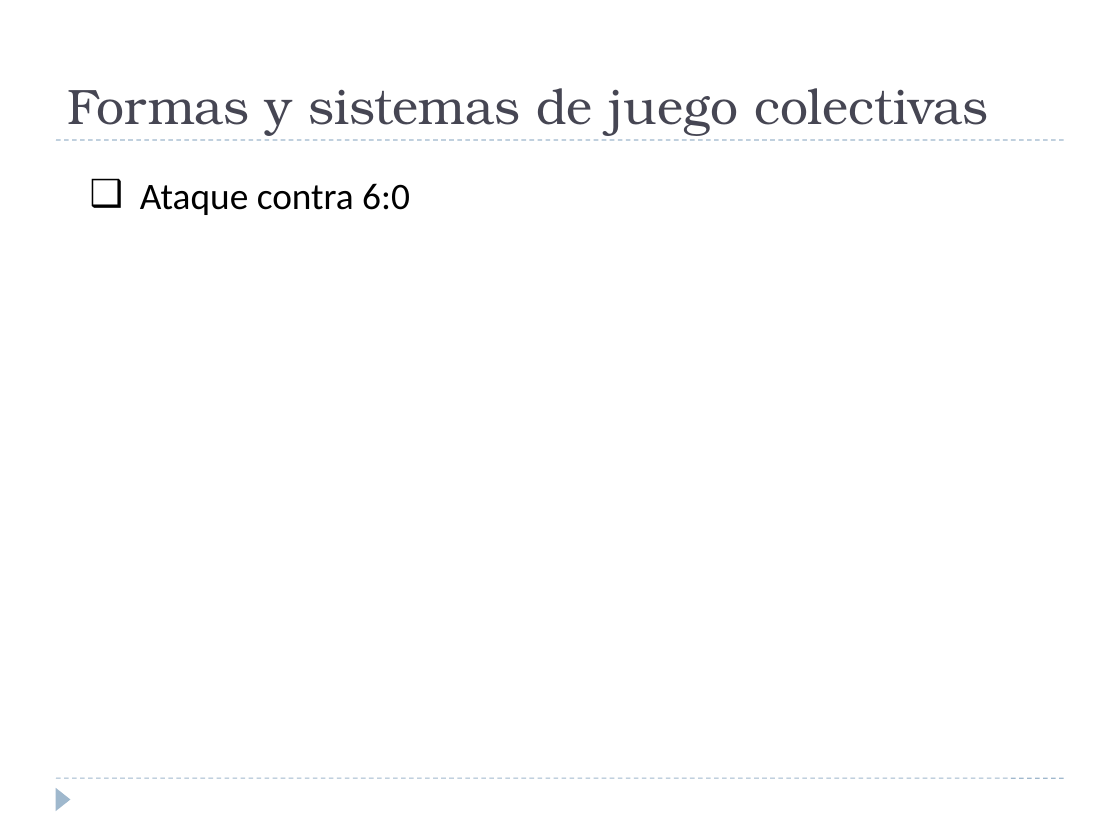
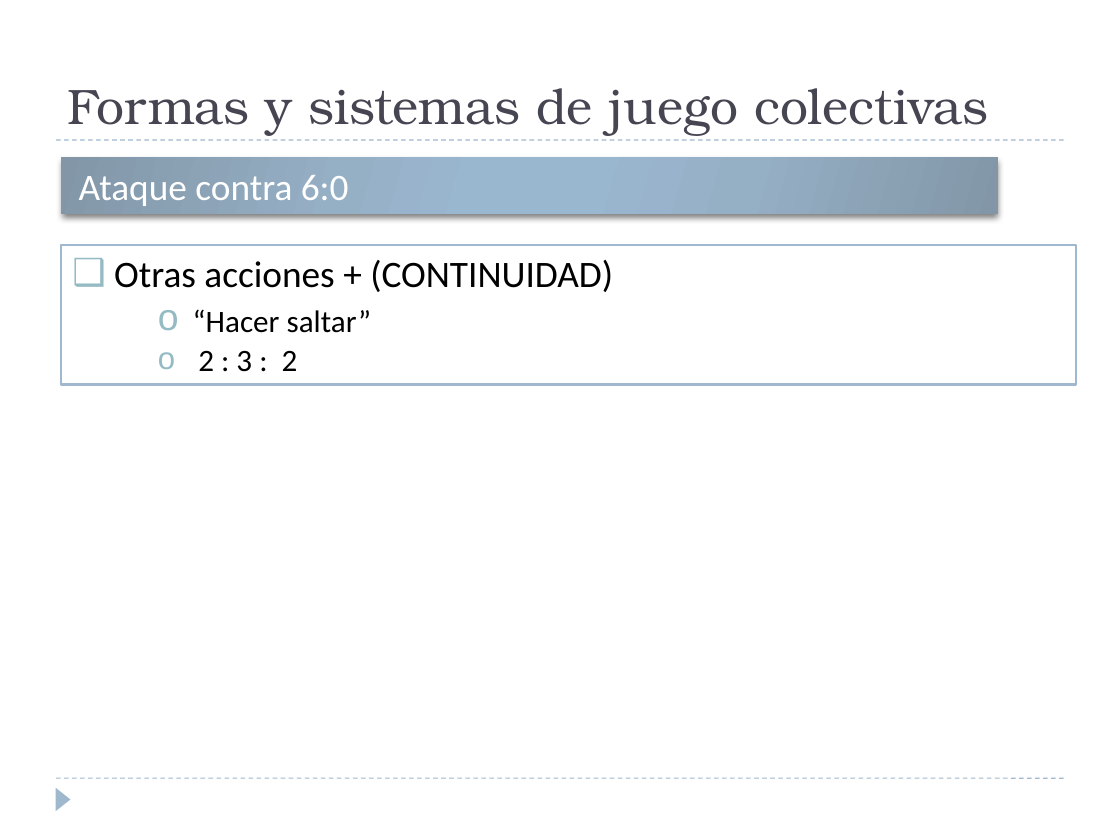
Before and after one commit to jahama/lbh_planificacion_temp_2011-12, a slide deck: slide 16 of ataque/modelo-juego-ofensivo.pptx (slide 9 before the commit). Drawn at 1120x840 pixels with LibreOffice and Linux fonts; fonts in the diff are those of the drawing. Boxes give left, top, right and bottom in pixels: in the first picture for what was removed or moved away, otherwise in the second. Text is boxed around its words. In the diff, an @@ line names an element or a change of style, - is before the commit and + after.

Commit message:
creo el documento para el modelo de juego ofensivo

```diff
--- a/ataque/modelo-juego-ofensivo.pptx
+++ b/ataque/modelo-juego-ofensivo.pptx
@@ rectangle "Ataque contra 6:0": place and size @@
-rectangle "Ataque contra 6:0" at <box>140,183,410,215</box>
+rectangle "Ataque contra 6:0" at <box>62,158,998,214</box>
@@ rectangle "Ataque contra 6:0" at <box>62,158,998,214</box>: text colour #000000 to #FFFFFF; bullet ❑ to none; fill none to gradient #8297A8 to #96B0C6 to #9BB8D1; shadow on @@
@@ rectangle added at <box>62,245,1076,385</box>, fill #FFFFFF, outline #9FB8CD 1.5 pt, 24 pt, text #000000 @@
+❑ Otras acciones + (CONTINUIDAD)
+    o “Hacer saltar”
+    o 2 : 3 : 2
```
Also in this commit, not shown: 5 other slides changed, 8 slides added.
